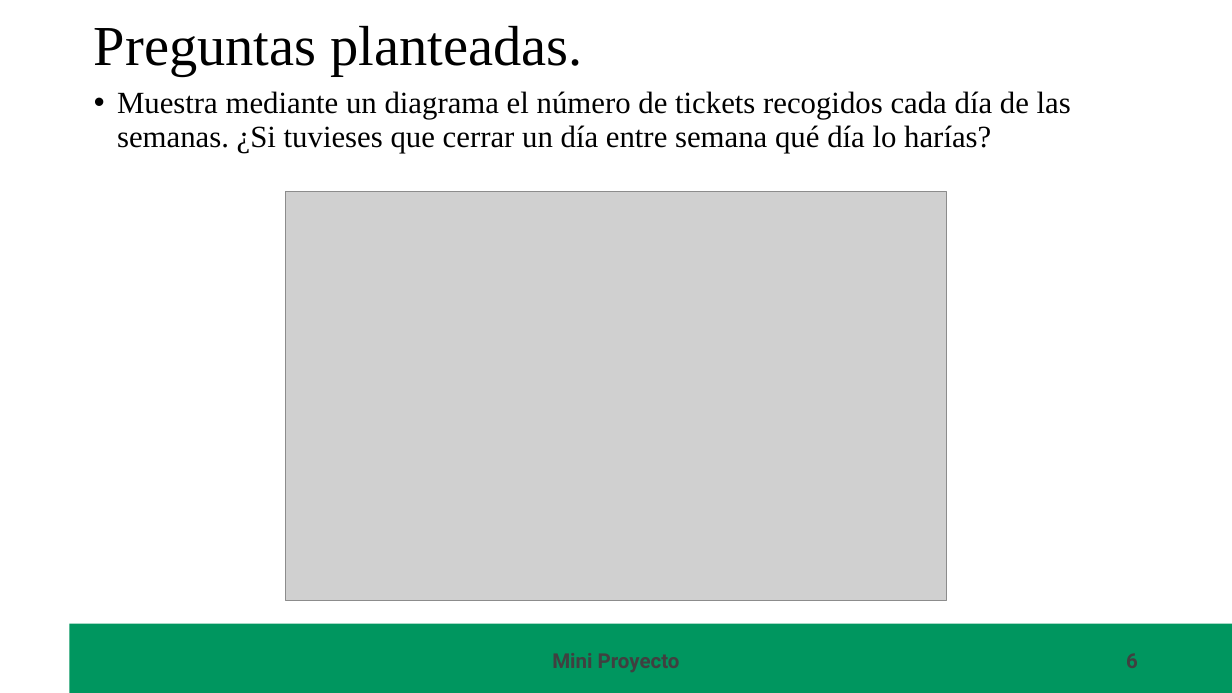
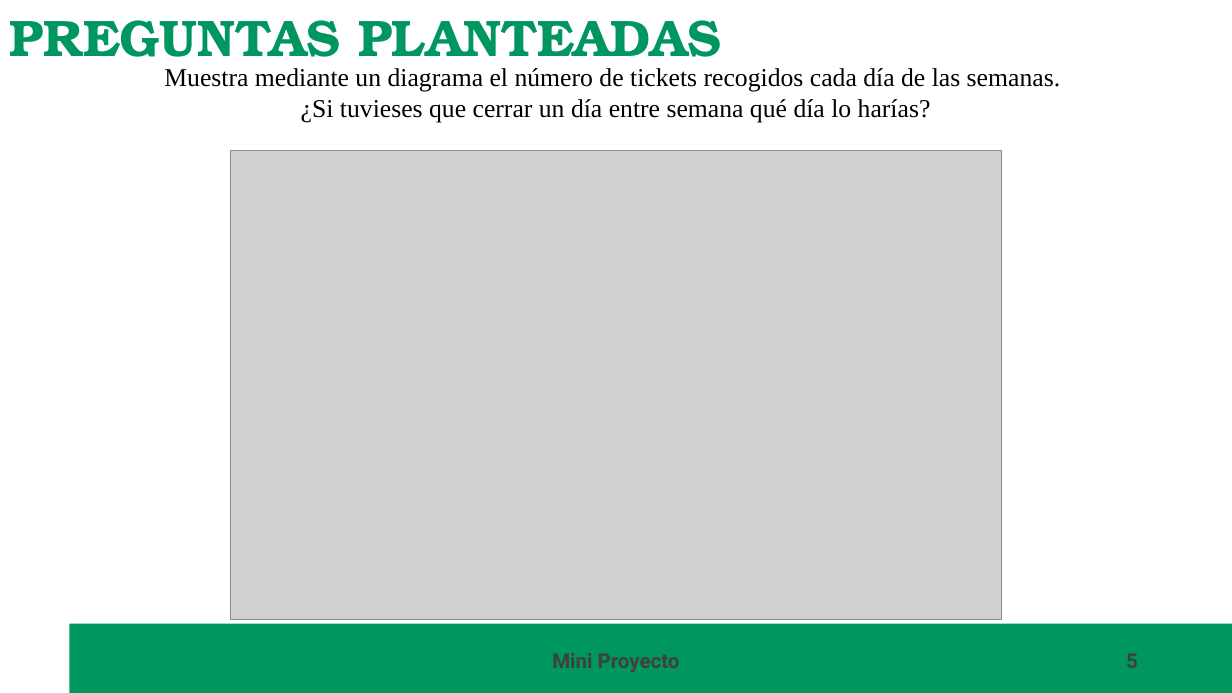
Before and after one commit to carmart4/ProyectoTD2025, a slide deck: slide 5 of presentacion/Presentacion.pptx (slide 6 before the commit). Drawn at 1232x693 pixels with LibreOffice and Linux fonts; fonts in the diff are those of the drawing; grey boxes stand for pictures; background and template pictures are left out. Boxes give left, top, right and bottom in pixels: in the first picture for what was removed or moved away, otherwise in the second. Text is boxed around its words. In the diff, an @@ line names an element or a change of style, - is before the commit and + after.

```diff
--- a/presentacion/Presentacion.pptx
+++ b/presentacion/Presentacion.pptx
@@ text at <box>9,20,721,70</box>: text changed; size 44 to 40 pt; font Times New Roman to TeX Gyre Bonum; text colour #000000 to #00965F; bold on @@
-Preguntas planteadas.
+PREGUNTAS PLANTEADAS
@@ text "Muestra mediante un diagrama el ..." at <box>164,68,1060,123</box>: vertical alignment top to middle @@
@@ text at <box>164,68,1060,123</box>: text changed; size 24 to 20 pt @@
-• Muestra mediante un diagrama el número de tickets recogidos cada día de las semanas. ¿Si tuvieses que cerrar un día entre semana qué día lo harías?
+Muestra mediante un diagrama el número de tickets recogidos cada día de las semanas.
+¿Si tuvieses que cerrar un día entre semana qué día lo harías?
@@ picture: place and size @@
-picture at <box>286,192,947,601</box>
+picture at <box>230,151,1002,620</box>
@@ page number at <box>871,642,1148,679</box>: text changed @@
-6
+5
```
Also in this commit, not shown: 12 other slides changed, 1 slide added, 1 slide removed, 1 other file.
